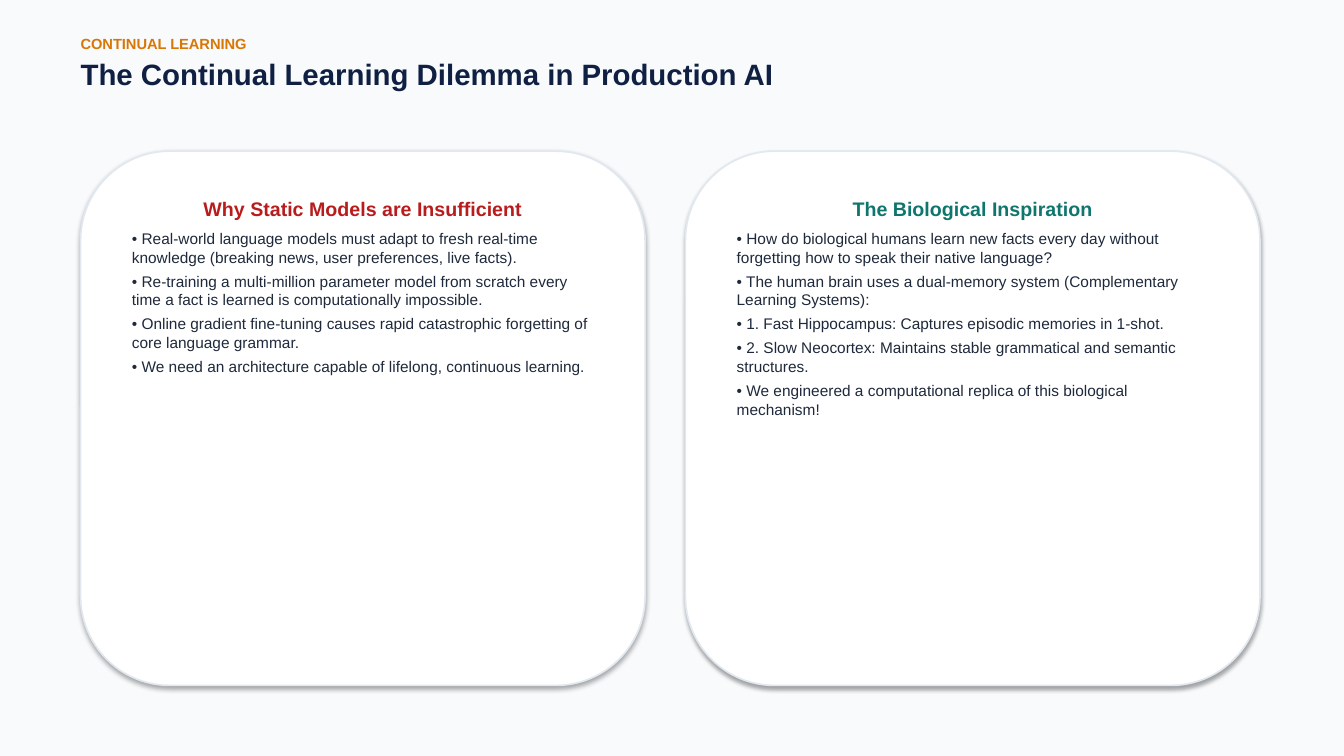
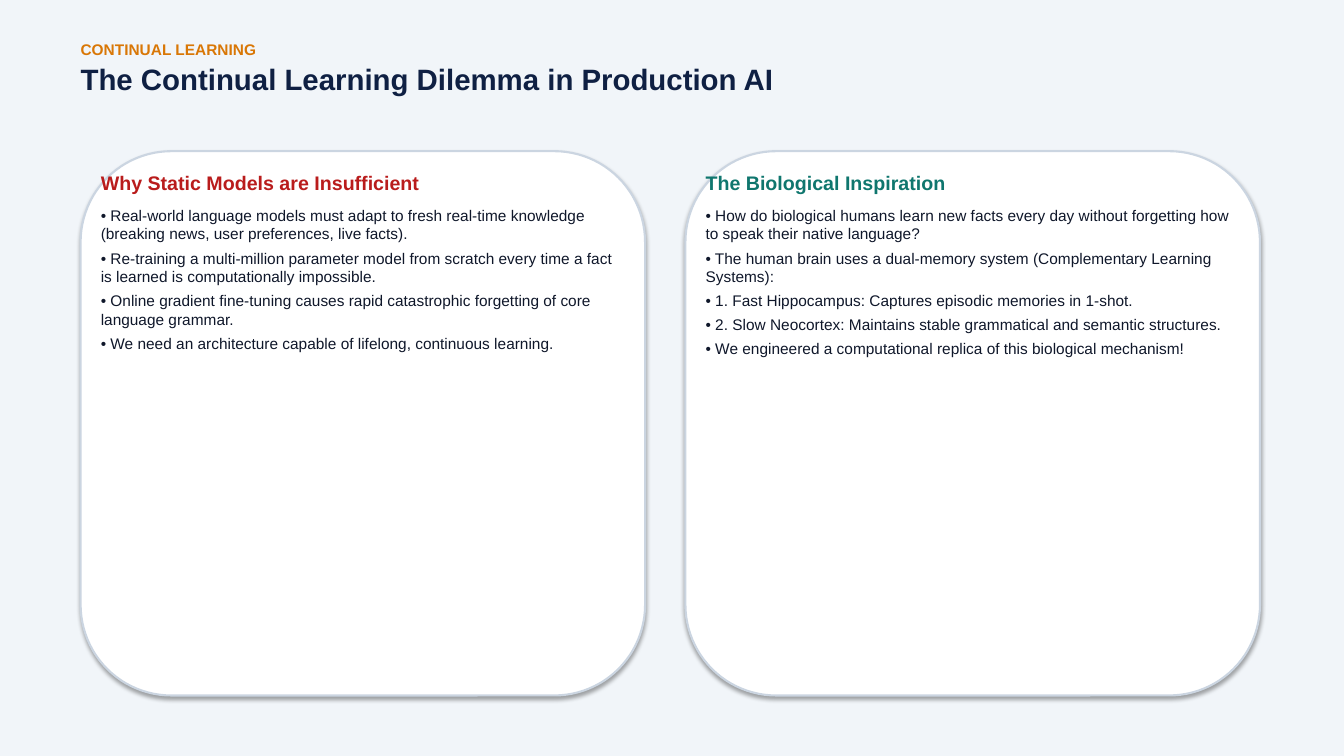
Before and after one commit to BekiChemeda/ML-Research, a slide deck: slide 23 of AMHARIC_MAMBA_PRESENTATION.pptx. Drawn at 1344x756 pixels with LibreOffice and Linux fonts; fonts in the diff are those of the drawing. Boxes give left, top, right and bottom in pixels: in the first picture for what was removed or moved away, otherwise in the second. Text is boxed around its words. In the diff, an @@ line names an element or a change of style, - is before the commit and + after.

Commit message:
Fix text rendering across all 31 slides in PPTX and PDF

```diff
--- a/AMHARIC_MAMBA_PRESENTATION.pptx
+++ b/AMHARIC_MAMBA_PRESENTATION.pptx
@@ background #F8FAFC to #F1F5F9 @@
@@ text at bbox=[81, 44, 256, 55]: size 10.5 to 11 pt in "CONTINUAL LEARNING" @@
@@ rounded rectangle: place and size @@
-rounded rectangle at bbox=[81, 151, 645, 686]
+rounded rectangle at bbox=[81, 151, 645, 696]
@@ rounded rectangle at bbox=[81, 151, 645, 696]: outline #E2E8F0 1.2 pt to #CBD5E1 1.5 pt @@
@@ text added at bbox=[101, 175, 612, 352], 11 pt, text #0F172A @@
+Why Static Models are Insufficient
+• Real-world language models must adapt to fresh real-time knowledge (breaking news, user preferences, live facts).
+• Re-training a multi-million parameter model from scratch every time a fact is learned is computationally impossible.
+• Online gradient fine-tuning causes rapid catastrophic forgetting of core language grammar.
+• We need an architecture capable of lifelong, continuous learning.
@@ rounded rectangle added at bbox=[686, 151, 1260, 696], fill #FFFFFF, outline #CBD5E1 1.5 pt @@
@@ text "The Biological Inspiration": place and size @@
-text "The Biological Inspiration" at bbox=[686, 151, 1260, 686]
+text "The Biological Inspiration" at bbox=[706, 175, 1228, 333]
@@ text "The Biological Inspiration" at bbox=[706, 175, 1228, 333]: text colour #1E293B to #0F172A; alignment centre to left; more space between paragraphs; fill #FFFFFF to none; outline #E2E8F0 1.2 pt to none; shadow off @@
@@ text in rounded rectangle at bbox=[132, 201, 587, 376]: text removed @@
-Why Static Models are Insufficient
-• Real-world language models must adapt to fresh real-time knowledge (breaking news, user preferences, live facts).
-• Re-training a multi-million parameter model from scratch every time a fact is learned is computationally impossible.
-• Online gradient fine-tuning causes rapid catastrophic forgetting of core language grammar.
-• We need an architecture capable of lifelong, continuous learning.
```
Also in this commit, not shown: 29 other slides changed, 1 other file.
